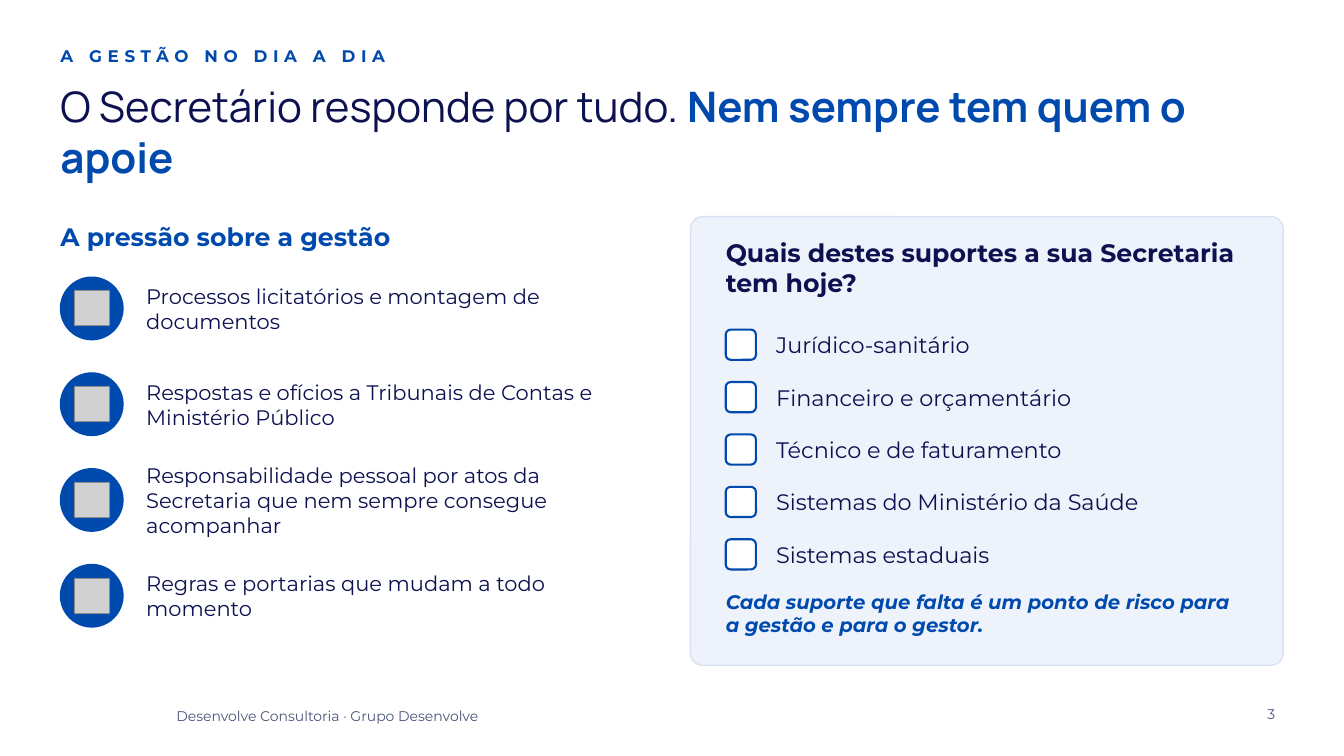
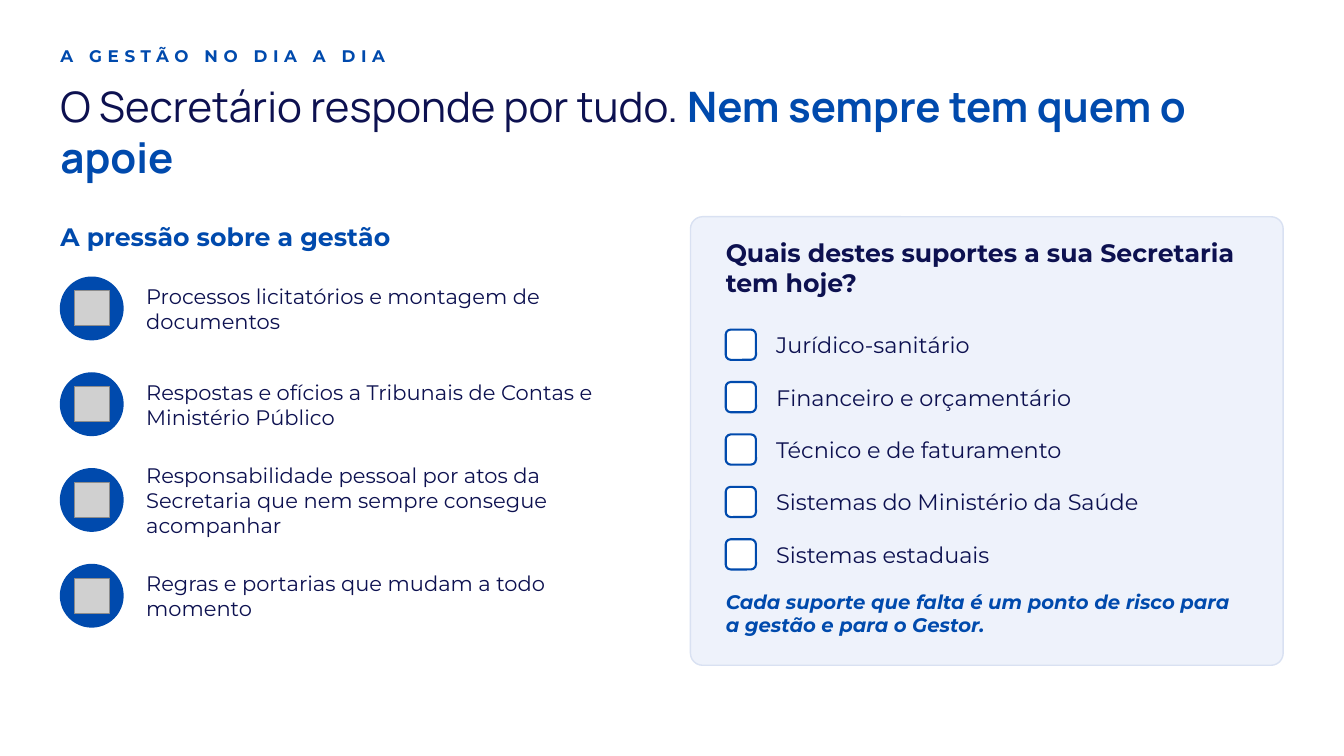
Before and after one commit to murilosantos100-hue/grupodesenvolve, a slide deck: slide 3 of apresentacoes/comercial-consultoria/Apresentacao Comercial - Desenvolve Consultoria.pptx. Drawn at 1344x756 pixels with LibreOffice and Linux fonts; fonts in the diff are those of the drawing; grey boxes stand for pictures; background and template pictures are left out. Boxes give left, top, right and bottom in pixels: in the first picture for what was removed or moved away, otherwise in the second. Text is boxed around its words. In the diff, an @@ line names an element or a change of style, - is before the commit and + after.

```diff
--- a/apresentacoes/comercial-consultoria/Apresentacao Comercial - Desenvolve Consultoria.pptx
+++ b/apresentacoes/comercial-consultoria/Apresentacao Comercial - Desenvolve Consultoria.pptx
@@ text at [726,593,1229,636]: text changed @@
-Cada suporte que falta é um ponto de risco para a gestão e para o gestor.
+Cada suporte que falta é um ponto de risco para a gestão e para o Gestor.
@@ text removed at [176,710,478,724] @@
-Desenvolve Consultoria · Grupo Desenvolve
@@ page number removed at [1267,709,1275,719] @@
-3
```
Also in this commit, not shown: 8 other slides changed, 3 other files.
